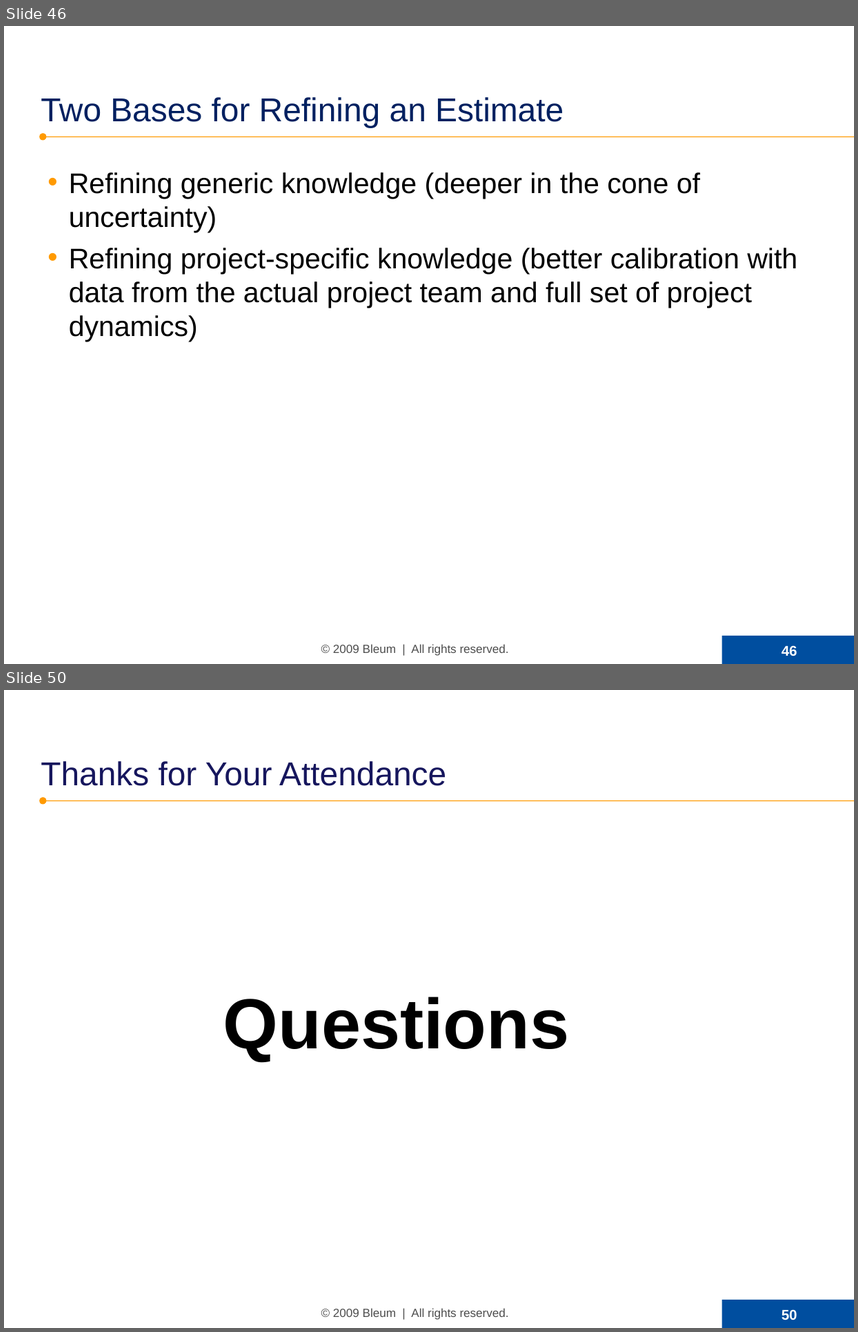
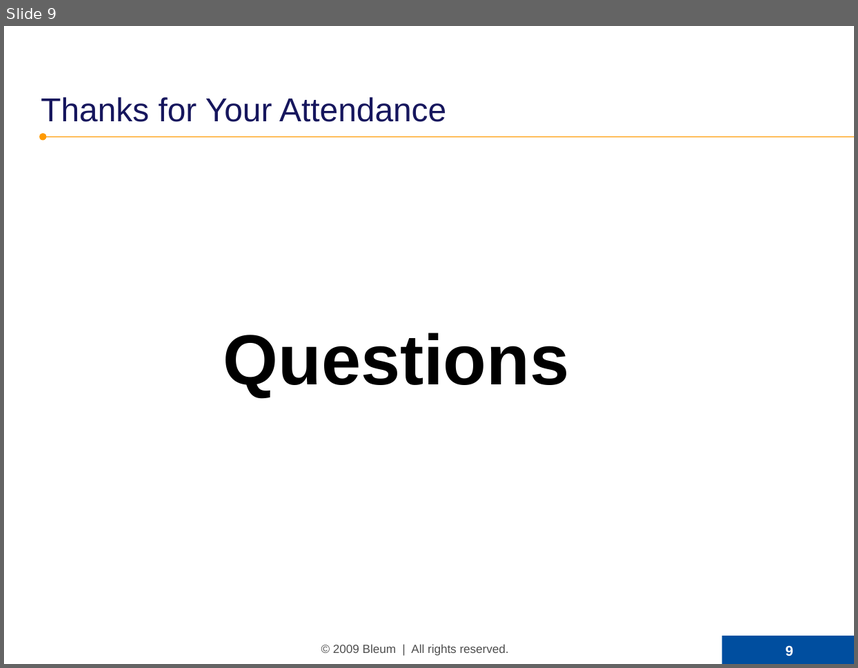
Before and after one commit to SamNiBoy/ForWork, a slide deck: Software Estimation (WMS).ppt. Shown one above the other, each under a label of ours: slides 46 and 50 before the commit, slide 9 after it; the slides between them are not shown. The pictures are 858x1332 and 858x668 pixels, drawn with LibreOffice and Linux fonts; fonts in the diff are those of the drawing; background and template pictures are left out. Boxes give left, top, right and bottom in pixels: in the first picture for what was removed or moved away, otherwise in the second. Text is boxed around its words. In the diff, an @@ line names an element or a change of style, - is before the commit and + after.

```diff
--- a/Software Estimation (WMS).ppt
+++ b/Software Estimation (WMS).ppt
@@ slide 46 removed at (4,26,854,664), background picture (left out); not listed: 5 template elements that a slide beside it also shows @@
@@ title removed at (41,97,564,127) @@
-Two Bases for Refining an Estimate
@@ text removed at (69,172,797,341) @@
-• Refining generic knowledge (deeper in the cone of uncertainty)
-• Refining project-specific knowledge (better calibration with data from the actual project team and full set of project dynamics)
@@ what was slide 50 is now slide 9 @@
@@ page number at (786,645,793,655): text changed @@
-50
+9
```
Also in this commit, not shown: 3 slides changed, 4 slides added, 44 other slides removed, 5 other files.
